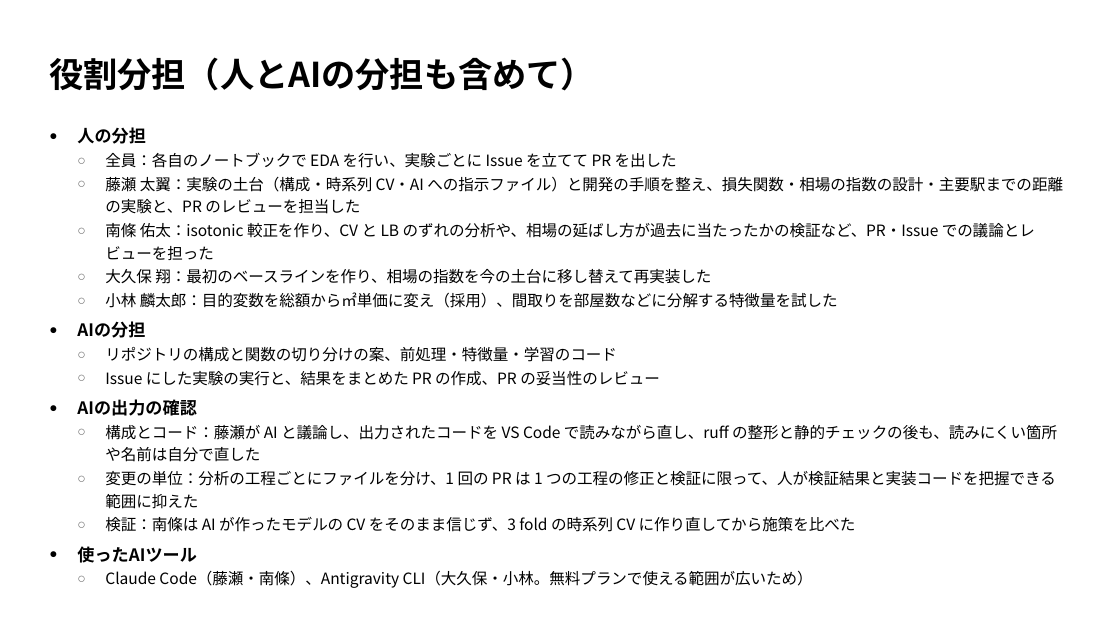
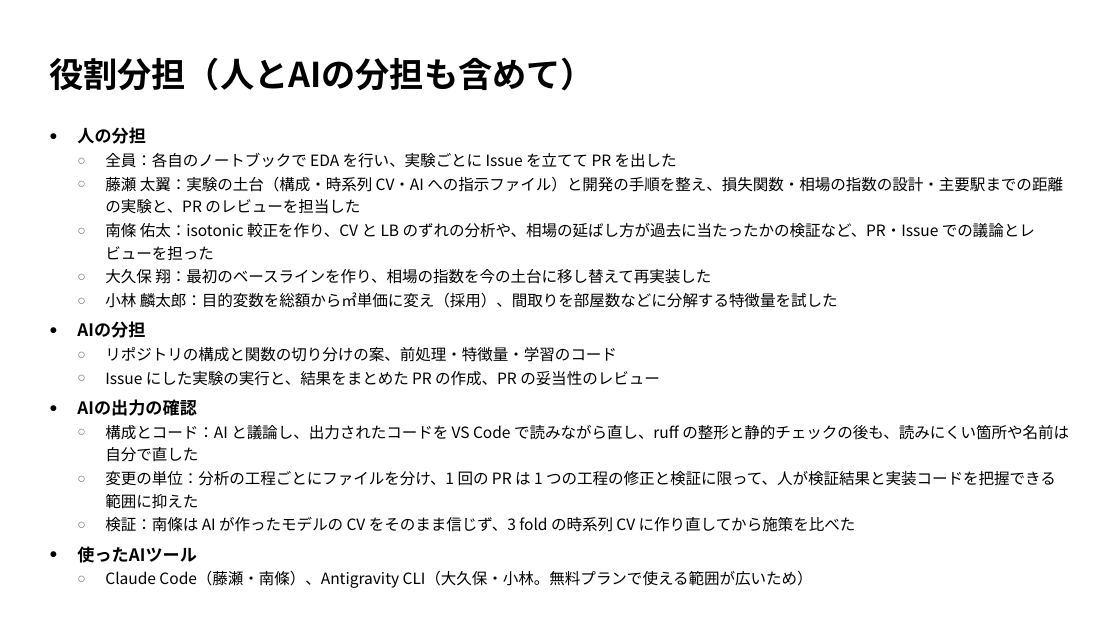
Before and after one commit to TaisukeFujise/condominium-price-pred, a slide deck: slide 2 of slides/midterm/midterm.pptx. Drawn at 1120x630 pixels with LibreOffice and Linux fonts; fonts in the diff are those of the drawing. Boxes give left, top, right and bottom in pixels: in the first picture for what was removed or moved away, otherwise in the second. Text is boxed around its words. In the diff, an @@ line names an element or a change of style, - is before the commit and + after.

```diff
--- a/slides/midterm/midterm.pptx
+++ b/slides/midterm/midterm.pptx
@@ text at <box>105,425,1069,462</box>: text changed @@
-  ○ 構成とコード：藤瀬が AI と議論し、出力されたコードを VS Code で読みながら直し、ruff の整形と静的チェックの後も、読みにくい箇所や名前は自分で直した
+  ○ 構成とコード：AI と議論し、出力されたコードを VS Code で読みながら直し、ruff の整形と静的チェックの後も、読みにくい箇所や名前は自分で直した
```
Also in this commit, not shown: 2 other files.
